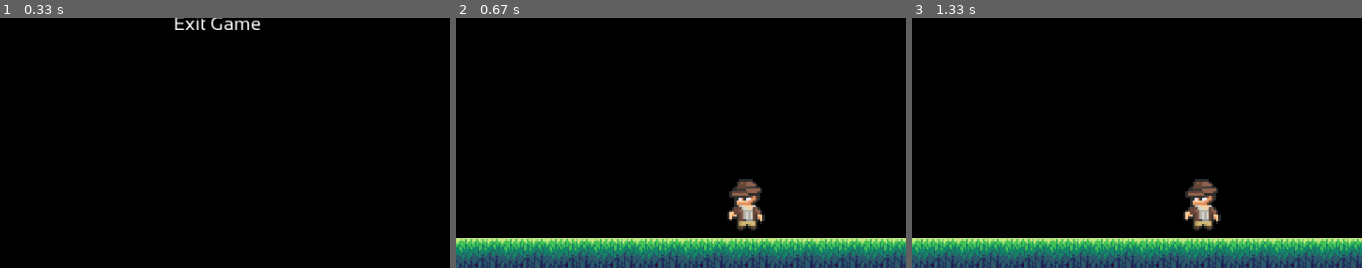
Above: before the commit, frames 1-3 (left to right).
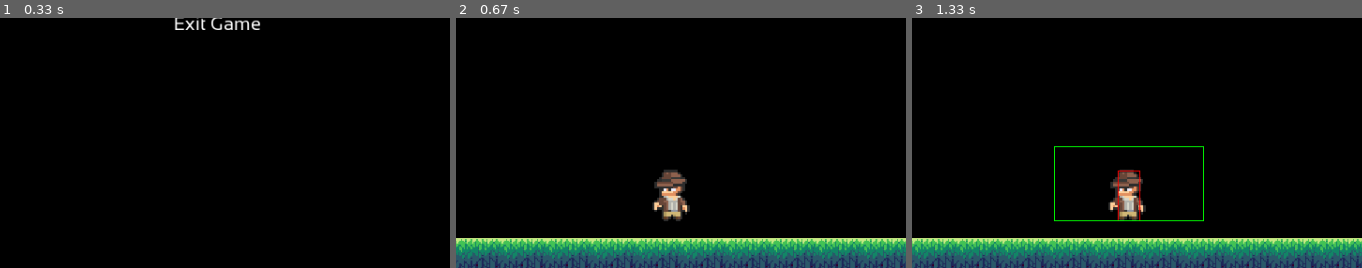
Above: after the commit, the same moments.

Repository: eddyvy/pygame_activity
Game: pygame game, started from dinos/__main__.py
The game is run twice, just before and just after one commit, with the same random seed, the same clock (stepped at 60 frames per second) and the same inputs.
Inputs:
- Up to frame 1 (0.33 s): no input
- Up to frame 2 (0.67 s): tap Enter at 0.33 s
- Up to frame 3 (1.33 s): tap F5 at 0.67 s; tap Esc at 1 s
The pictures show only the part of the screen within x 26-76%, y 50-100%; the shares and areas given below are measured in that part.

Frame 1 is identical in both runs. In frame 2, 2.4% of the frame differs, in the area x 43-69%, y 60-85%; in frame 3, 3.0%, in the area x 31-69%, y 51-85%.

Commit message:
Adjust render_rect and rect logic

Diff:
--- a/dinos/assets/config/game.json
+++ b/dinos/assets/config/game.json
@@ -4,5 +4,9 @@
   "foreground_color": [255, 255, 255],
   "title": "Dinos Games",
   "language": "en",
-  "time_per_frame": 16
+  "time_per_frame": 16,
+  "debug": {
+    "collider_color": [255, 0, 0],
+    "render_color": [0, 255, 0]
+  }
 }
--- a/dinos/assets/config/game_play.json
+++ b/dinos/assets/config/game_play.json
@@ -10,8 +10,10 @@
   "hero": {
     "spritesheet": "hero",
     "animations": "hero",
-    "inflate_collider": [-0.7, -0.1],
-    "speed": 0.4
+    "inflate_collider": [-0.85, -0.33],
+    "speed": 0.4,
+    "spawn_position": [480, 450],
+    "render_offset": [0, 13]
   },
   "environment": {
     "ground": {
--- a/dinos/common/game_object.py
+++ b/dinos/common/game_object.py
@@ -1,6 +1,7 @@
 import pygame
 
 from dinos.common.game_abstract import GameAbstract
+from dinos.config import Config
 
 
 class GameObject(GameAbstract, pygame.sprite.Sprite):
@@ -11,7 +12,21 @@
         self._image = pygame.Surface((0, 0))
         self._rect = pygame.Rect(0, 0, 0, 0)
         self._render_rect = pygame.Rect(0, 0, 0, 0)
+        self._render_offset = pygame.math.Vector2(0.0, 0.0)
 
     def _center(self):
-        self._rect.center = self._position.xy
+        self._rect.center = self._position.xy + self._render_offset
         self._render_rect.center = self._position.xy
+
+    def _render_debug(self, surface):
+        pygame.draw.rect(
+            surface, Config.get("game", "debug", "collider_color"),
+            self._rect,
+            1
+        )
+        pygame.draw.rect(
+            surface,
+            Config.get("game", "debug", "render_color"),
+            self._render_rect,
+            1
+        )
--- a/dinos/game_play/game_play_mode.py
+++ b/dinos/game_play/game_play_mode.py
@@ -4,19 +4,28 @@
 
 class GamePlayMode(EventHandler):
 
-    __DEBUG = "debug"
-    __PAUSE = "pause"
+    __instance = None
+
+    @staticmethod
+    def instance():
+        if GamePlayMode.__instance is None:
+            GamePlayMode()
+        return GamePlayMode.__instance
 
     def __init__(self):
+        if not GamePlayMode.__instance is None:
+            raise Exception("There Can Be Only One GamePlayMode!!!")
+        GamePlayMode.__instance = self
+
         self.__inputs = InputKeyMap("mode")
         self.debug = False
         self.pause = False
 
     def handle_event(self, event):
-        if self.__inputs.is_pressed(event, self.__DEBUG):
+        if self.__inputs.is_pressed(event, "debug"):
             self.debug = not self.debug
 
-        if self.__inputs.is_pressed(event, self.__PAUSE):
+        if self.__inputs.is_pressed(event, "pause"):
             self.pause = not self.pause
 
     def quit(self):
--- a/dinos/game_play/game_play_state.py
+++ b/dinos/game_play/game_play_state.py
@@ -24,13 +24,13 @@
     def enter(self):
         self.done = False
         self.__load_assets()
-        self.__mode = GamePlayMode()
+        self.__mode = GamePlayMode.instance()
         self.__fps_stats = FPSStats()
 
-        self.__ground = Platform(
+        self.__platforms.add(Platform(
             Config.get("game_play", "environment", "ground", "position"),
             Config.get("game_play", "environment", "ground", "tiles_width")
-        )
+        ))
         self.__entities.add(Hero())
         SoundPlayer.instance().play_music_fade(Config.get("game_play", "music"))
 
@@ -59,7 +59,7 @@
         if self.__mode.pause:
             pass
 
-        self.__ground.render(surface)
+        self.__platforms.render(surface)
         self.__entities.render(surface)
 
     def quit(self):
--- a/dinos/hero/hero.py
+++ b/dinos/hero/hero.py
@@ -3,6 +3,7 @@
 from dinos.common.game_object import GameObject
 from dinos.common.input_key_map import InputKeyMap
 from dinos.config import Config
+from dinos.game_play.game_play_mode import GamePlayMode
 from dinos.resources.animations_handler import AnimationsHandler
 from dinos.resources.asset_manager import AssetManager
 
@@ -20,20 +21,19 @@
         )
         _, clip = self.__animations.get_current_image()
 
-        print(clip)
-
-        self.rect = clip.copy()
-        self.render_rect = self.rect.copy()
+        self._rect = clip.copy()
+        self._render_rect = self._rect.copy()
 
         self._position = pygame.math.Vector2(
-            Config.get("game", "screen_size")[0]/2,
-            500 - clip.h
-        )
+            *Config.get("game_play", "hero", "spawn_position"))
+
+        self._render_offset = pygame.math.Vector2(
+            *Config.get("game_play", "hero", "render_offset"))
 
         infco = Config.get("game_play", "hero", "inflate_collider")
-        self.rect.inflate_ip(
-            self.rect.width * infco[0],
-            self.rect.height * infco[1]
+        self._rect.inflate_ip(
+            self._rect.width * infco[0],
+            self._rect.height * infco[1]
         )
 
         self.__velocity = pygame.math.Vector2(0.0, 0.0)
@@ -69,25 +69,22 @@
         self.__update_animations(delta_time)
         self._center()
 
-    def render(self, surface):
+    def render(self, surface: pygame.Surface):
         image, clip = self.__animations.get_current_image()
         surface.blit(image, self._render_rect, clip)
+
+        if GamePlayMode.instance().debug:
+            self._render_debug(surface)
 
     def quit(self):
         pass
 
     def __check_bounds(self, velocity):
         new_pos = self._position + velocity
-
-        if (
+        return not (
             new_pos.x < 0
             or new_pos.x > Config.get("game", "screen_size")[0]
-            or new_pos.y < self.render_rect.height/2
-            or new_pos.y > Config.get("game", "screen_size")[1] - self.render_rect.height/2
-        ):
-            return False
-
-        return True
+        )
 
     def __update_animations(self, delta_time):
         if self.__velocity.x < 0:
